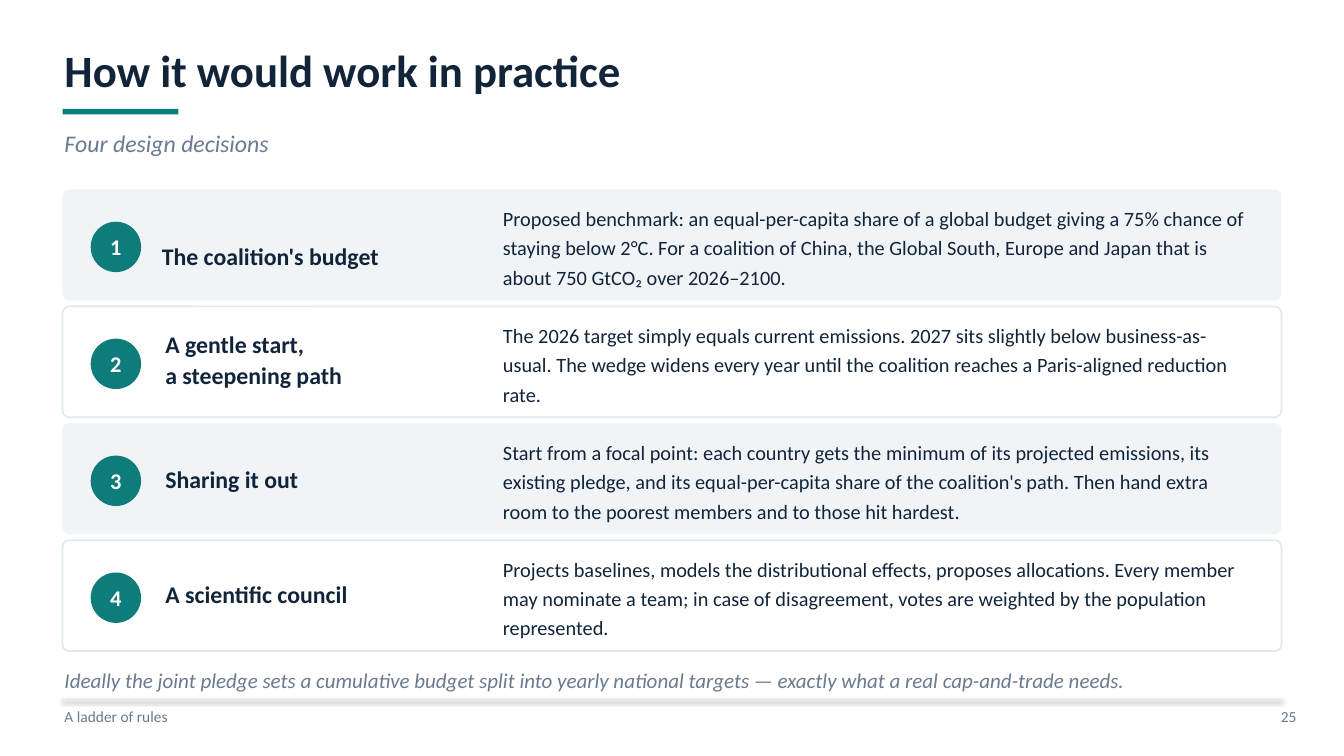
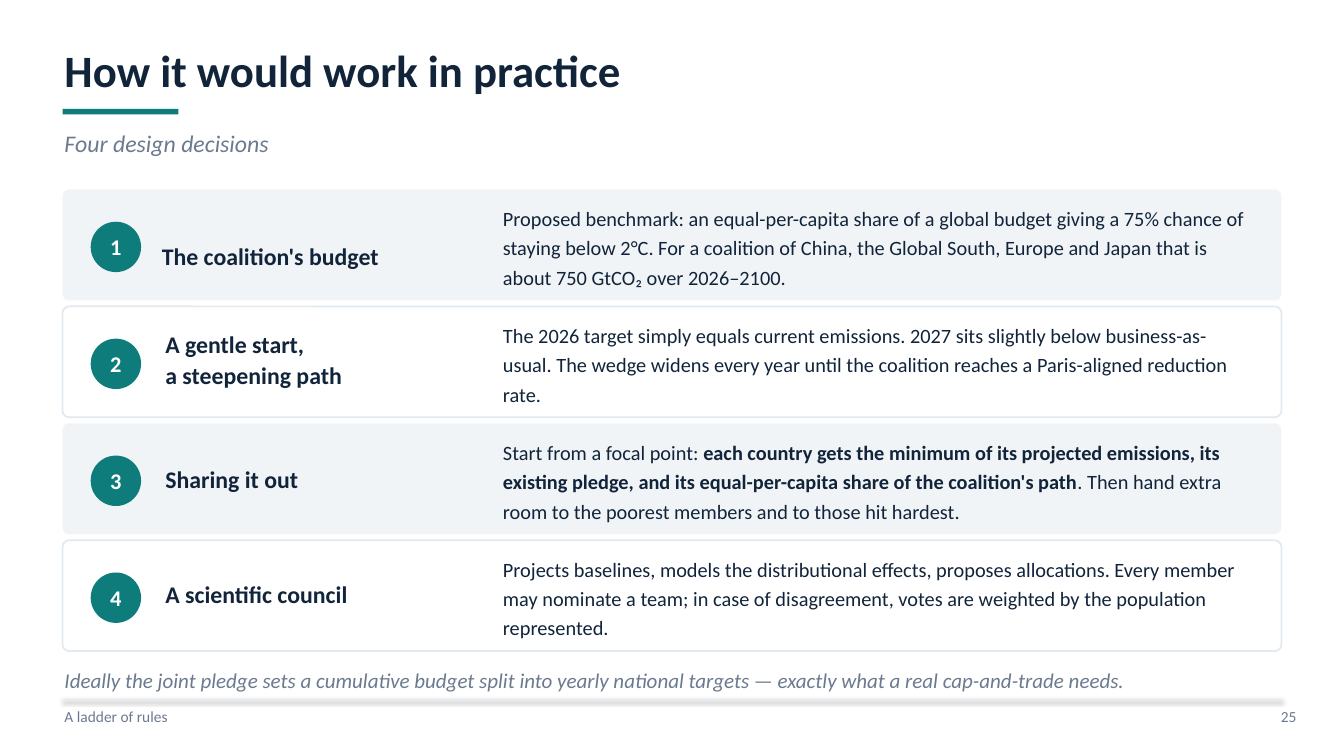
Before and after one commit to bixiou/global_tax_attitudes, a slide deck: slide 25 of presentations/itmo_rules.pptx. Drawn at 1344x756 pixels with LibreOffice and Linux fonts; fonts in the diff are those of the drawing. Boxes give left, top, right and bottom in pixels: in the first picture for what was removed or moved away, otherwise in the second. Text is boxed around its words. In the diff, an @@ line names an element or a change of style, - is before the commit and + after.

```diff
--- a/presentations/itmo_rules.pptx
+++ b/presentations/itmo_rules.pptx
@@ text "Start from a focal point: ..." at <box>503,445,1221,523</box>: bold on in "each country gets the minimum of its ..." @@
```
Also in this commit, not shown: 4 other slides changed, 3 other files.
